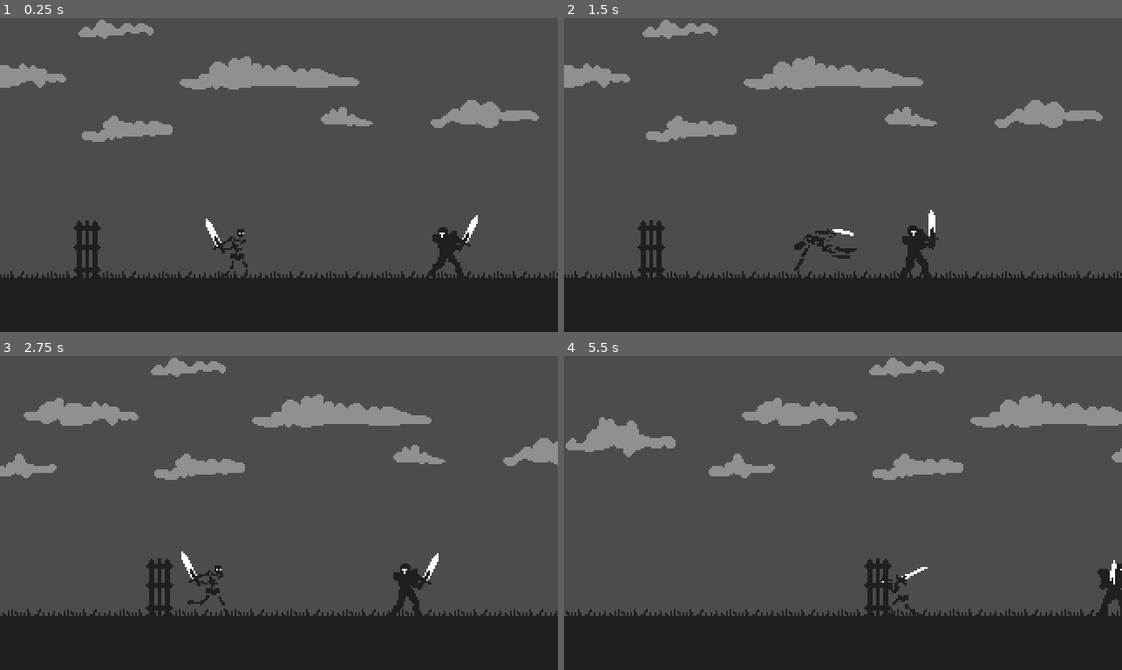
Above: before the commit, frames 1-4 (two rows, left to right).
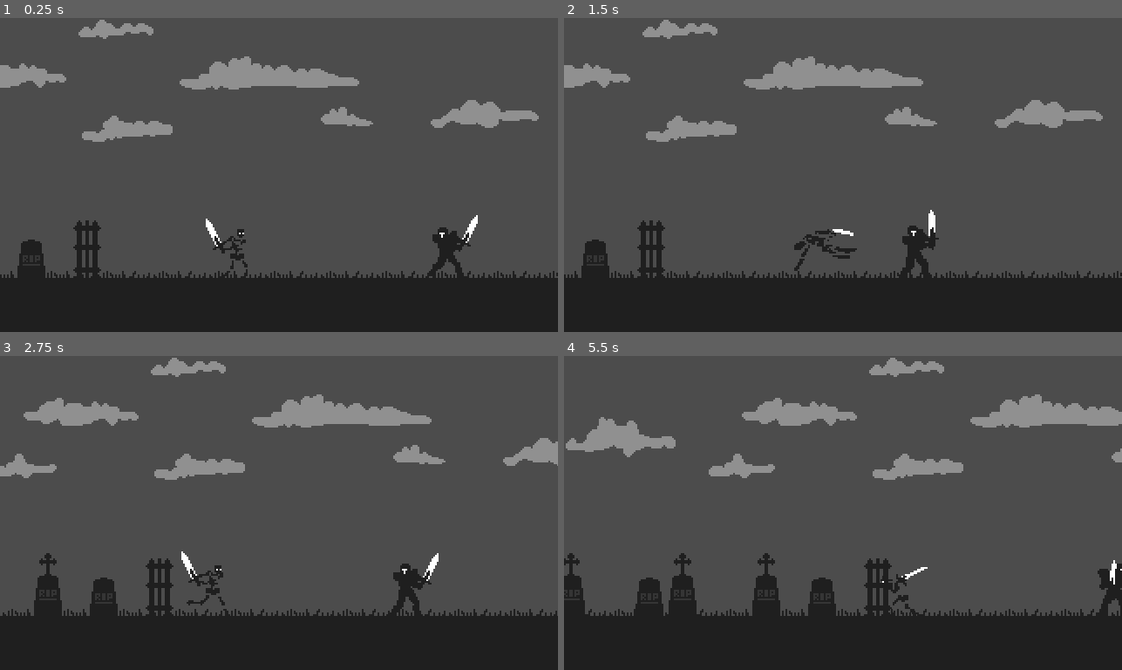
Above: after the commit, the same moments.

Repository: dw3nt/hb-grave-in-godot
Game: Godot game, scene res://Graveyard.tscn
Same seed, same stepped clock (60 frames per second), same inputs: the game is played once before the commit and once after it.
Inputs:
- Up to frame 1 (0.25 s): no input
- Up to frame 2 (1.5 s): hold D (move_right) 0.53-1.28 s; tap K (attack) at 0.6 s; hold A (move_left) from 1.28 s (still down); tap Space (roll) at 1.35 s
- Up to frame 3 (2.75 s): release A (move_left) at 2.03 s; hold D (move_right) from 2.03 s (still down); tap K (attack) at 2.1 s
- Up to frame 4 (5.5 s): tap Space (roll) at 2.85, 4.35 s; release D (move_right) at 3.53 s; hold A (move_left) from 3.53 s (still down); tap K (attack) at 3.6, 5.1 s

The runs differ from the first frame. In frame 1, 0.4% of the frame differs, in the area x 3-9%, y 70-83%; in frame 2, 0.4%; in frame 3, 1.0%; in frame 4, 2.4%, in the area x 0-49%, y 62-83%.

Commit message:
added tombstones outside of playabled area

Diff:
--- /dev/null
+++ b/Graveyard.gd
@@ -0,0 +1,4 @@
+extends Node
+
+func _ready():
+	randomize()
--- a/Graveyard.tscn
+++ b/Graveyard.tscn
@@ -1,20 +1,23 @@
-[gd_scene load_steps=7 format=2]
+[gd_scene load_steps=9 format=2]
 
-[ext_resource path="res://Wall.tscn" type="PackedScene" id=1]
-[ext_resource path="res://assets/sprites/environment/s_grass.png" type="Texture" id=2]
-[ext_resource path="res://assets/sprites/environment/s_clouds.png" type="Texture" id=3]
-[ext_resource path="res://assets/sprites/environment/s_wall.png" type="Texture" id=4]
-[ext_resource path="res://Knight.tscn" type="PackedScene" id=5]
-[ext_resource path="res://Skeleton.tscn" type="PackedScene" id=6]
+[ext_resource path="res://Graveyard.gd" type="Script" id=1]
+[ext_resource path="res://Wall.tscn" type="PackedScene" id=2]
+[ext_resource path="res://assets/sprites/environment/s_grass.png" type="Texture" id=3]
+[ext_resource path="res://assets/sprites/environment/s_clouds.png" type="Texture" id=4]
+[ext_resource path="res://assets/sprites/environment/s_wall.png" type="Texture" id=5]
+[ext_resource path="res://Tombstone.tscn" type="PackedScene" id=6]
+[ext_resource path="res://Knight.tscn" type="PackedScene" id=7]
+[ext_resource path="res://Skeleton.tscn" type="PackedScene" id=8]
 
 [node name="Graveyard" type="Node"]
+script = ExtResource( 1 )
 
 [node name="Environment" type="Node2D" parent="."]
 
-[node name="WallLeft" parent="Environment" instance=ExtResource( 1 )]
+[node name="WallLeft" parent="Environment" instance=ExtResource( 2 )]
 position = Vector2( 16, 144 )
 
-[node name="WallRight" parent="Environment" instance=ExtResource( 1 )]
+[node name="WallRight" parent="Environment" instance=ExtResource( 2 )]
 position = Vector2( 1008, 144 )
 
 [node name="Grass" type="TextureRect" parent="Environment"]
@@ -30,18 +33,47 @@
 margin_left = -288.0
 margin_right = 1264.0
 margin_bottom = 140.0
-texture = ExtResource( 3 )
+texture = ExtResource( 4 )
 stretch_mode = 2
 
 [node name="Ground" type="Sprite" parent="Environment"]
 position = Vector2( 496, 176 )
 scale = Vector2( 47, 1 )
-texture = ExtResource( 4 )
+texture = ExtResource( 5 )
+
+[node name="Tombstones" type="Node" parent="Environment"]
+
+[node name="Tombstone" parent="Environment/Tombstones" instance=ExtResource( 6 )]
+position = Vector2( -16, 140 )
+
+[node name="Tombstone2" parent="Environment/Tombstones" instance=ExtResource( 6 )]
+position = Vector2( -48, 140 )
+
+[node name="Tombstone3" parent="Environment/Tombstones" instance=ExtResource( 6 )]
+position = Vector2( -96, 140 )
+
+[node name="Tombstone4" parent="Environment/Tombstones" instance=ExtResource( 6 )]
+position = Vector2( -160, 140 )
+
+[node name="Tombstone5" parent="Environment/Tombstones" instance=ExtResource( 6 )]
+position = Vector2( -115, 140 )
+
+[node name="Tombstone6" parent="Environment/Tombstones" instance=ExtResource( 6 )]
+position = Vector2( 1040, 140 )
+
+[node name="Tombstone7" parent="Environment/Tombstones" instance=ExtResource( 6 )]
+position = Vector2( 1072, 140 )
+
+[node name="Tombstone8" parent="Environment/Tombstones" instance=ExtResource( 6 )]
+position = Vector2( 1096, 140 )
+
+[node name="Tombstone9" parent="Environment/Tombstones" instance=ExtResource( 6 )]
+position = Vector2( 1168, 140 )
 
 [node name="Enemies" type="Node2D" parent="."]
 
-[node name="Knight" parent="Enemies" instance=ExtResource( 5 )]
+[node name="Knight" parent="Enemies" instance=ExtResource( 7 )]
 position = Vector2( 236, 136 )
 
-[node name="Skeleton" parent="." instance=ExtResource( 6 )]
+[node name="Skeleton" parent="." instance=ExtResource( 8 )]
 position = Vector2( 96, 136 )
--- /dev/null
+++ b/Tombstone.gd
@@ -0,0 +1,4 @@
+extends Sprite
+
+func _ready():
+	frame = randi() % 3
--- /dev/null
+++ b/Tombstone.tscn
@@ -0,0 +1,9 @@
+[gd_scene load_steps=3 format=2]
+
+[ext_resource path="res://assets/sprites/environment/s_grave_strip3.png" type="Texture" id=1]
+[ext_resource path="res://Tombstone.gd" type="Script" id=2]
+
+[node name="Tombstone" type="Sprite"]
+texture = ExtResource( 1 )
+hframes = 3
+script = ExtResource( 2 )
Not shown: 1 places in Graveyard.tscn that only renumber resources
